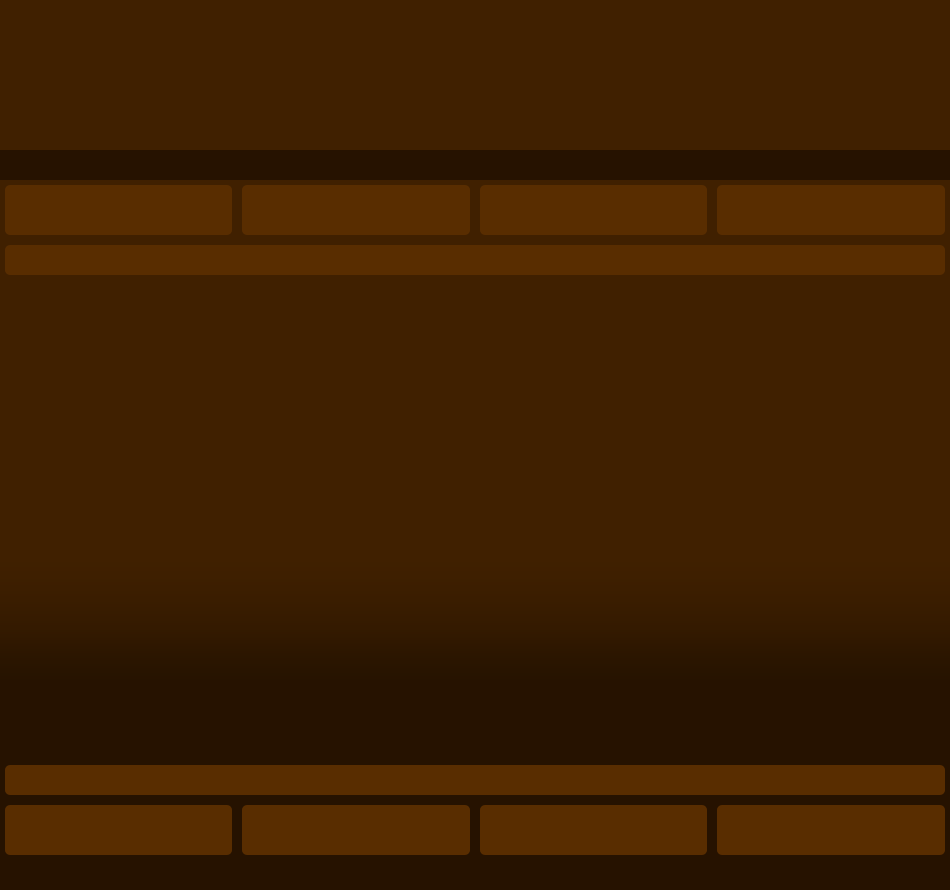
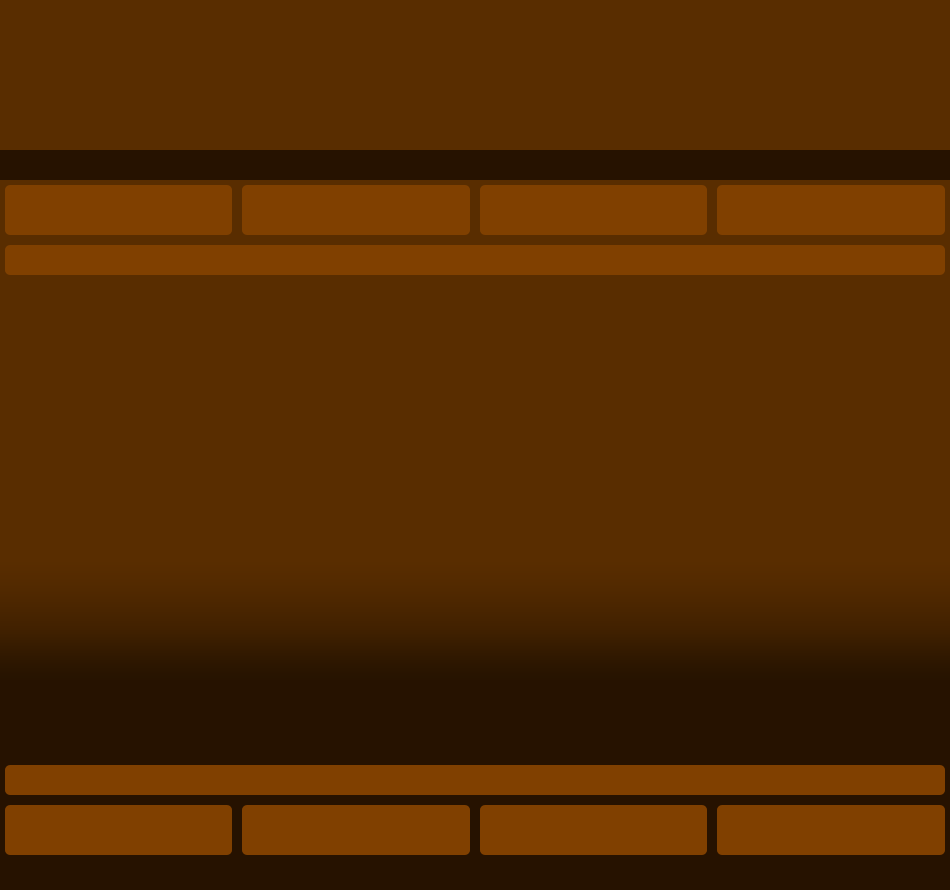
Comparing the layer stacks of the two 950×890 images. Changes:
pixels changed over (0, 0, 950, 855) (layer not identified)
